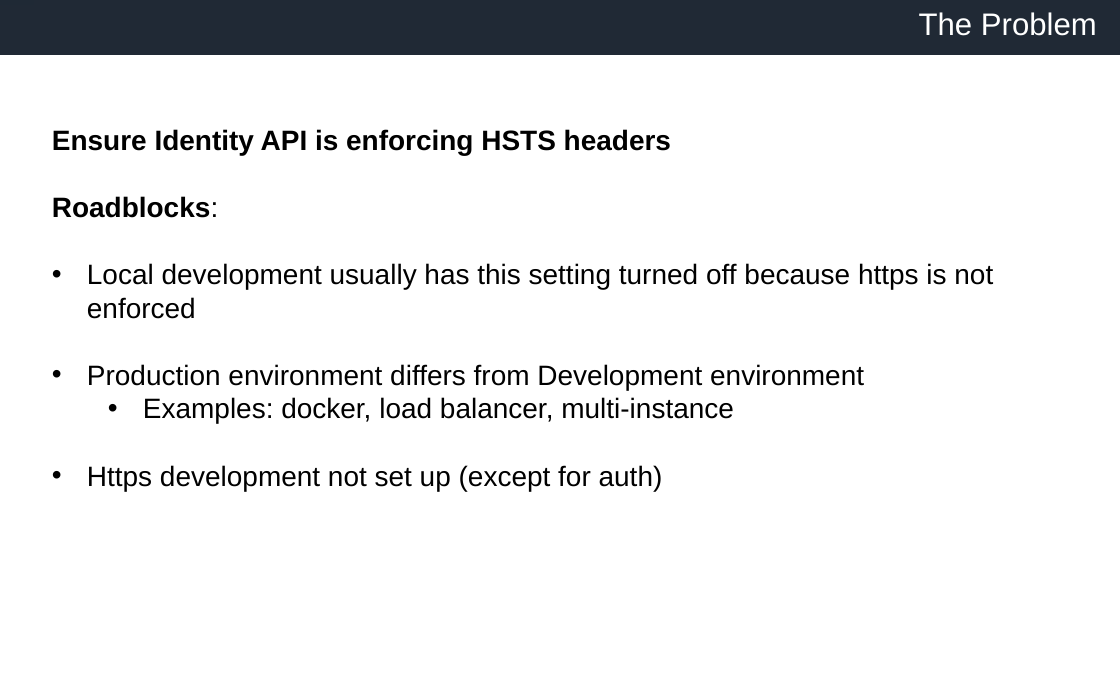
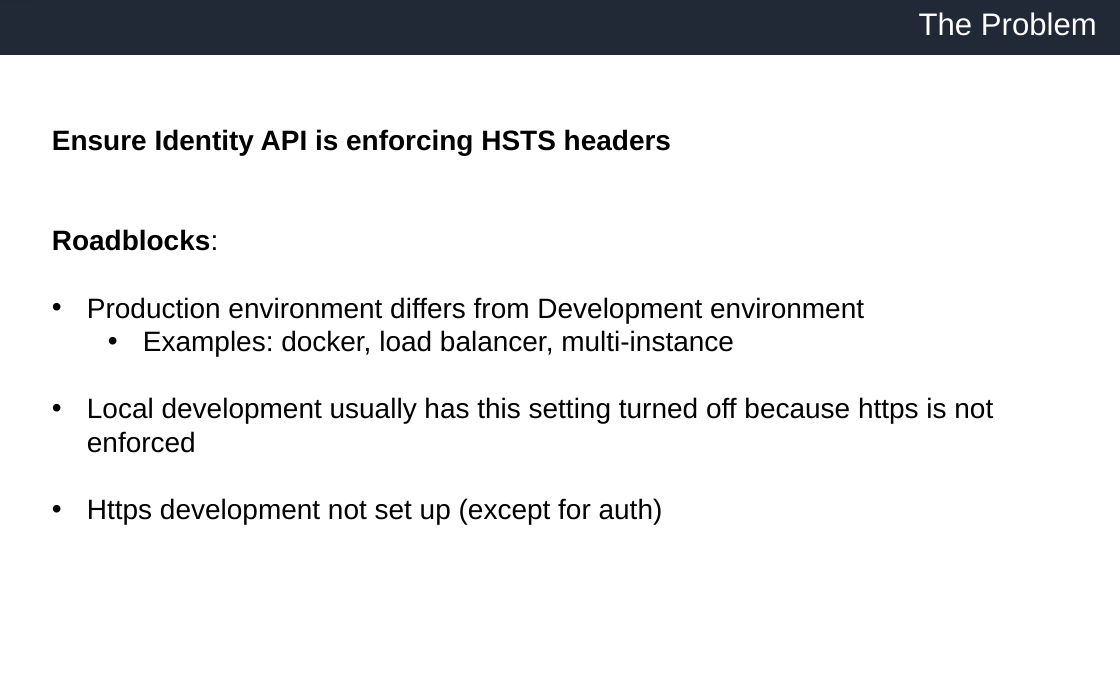
Before and after one commit to slomangino123/load-balanced-services, a slide deck: slide 4 of presentation.pptx (slide 3 before the commit). Drawn at 1120x700 pixels with LibreOffice and Linux fonts; fonts in the diff are those of the drawing; background and template pictures are left out. Boxes give left, top, right and bottom in pixels: in the first picture for what was removed or moved away, otherwise in the second. Text is boxed around its words. In the diff, an @@ line names an element or a change of style, - is before the commit and + after.

```diff
--- a/presentation.pptx
+++ b/presentation.pptx
@@ text at [87,263,993,319]: paragraph removed @@
-• Local development usually has this setting turned off because https is not enforced
@@ text at [87,397,993,453]: paragraph added @@
+• Local development usually has this setting turned off because https is not enforced
```
Also in this commit, not shown: 3 other slides changed, 14 slides added.
